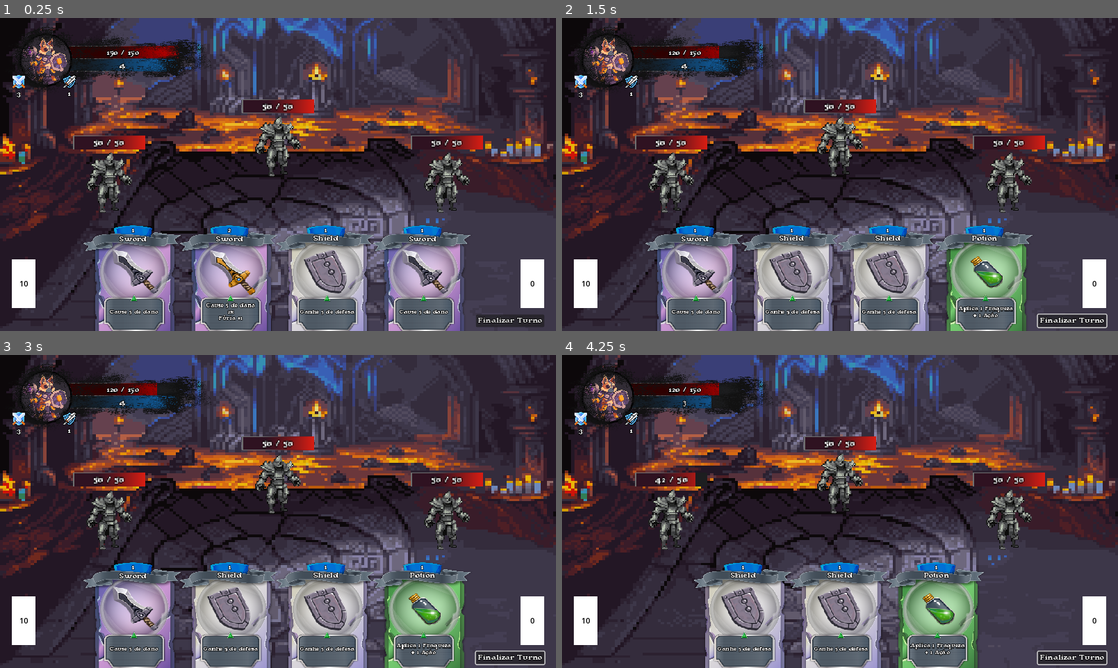
Above: before the commit, frames 1-4 (two rows, left to right).
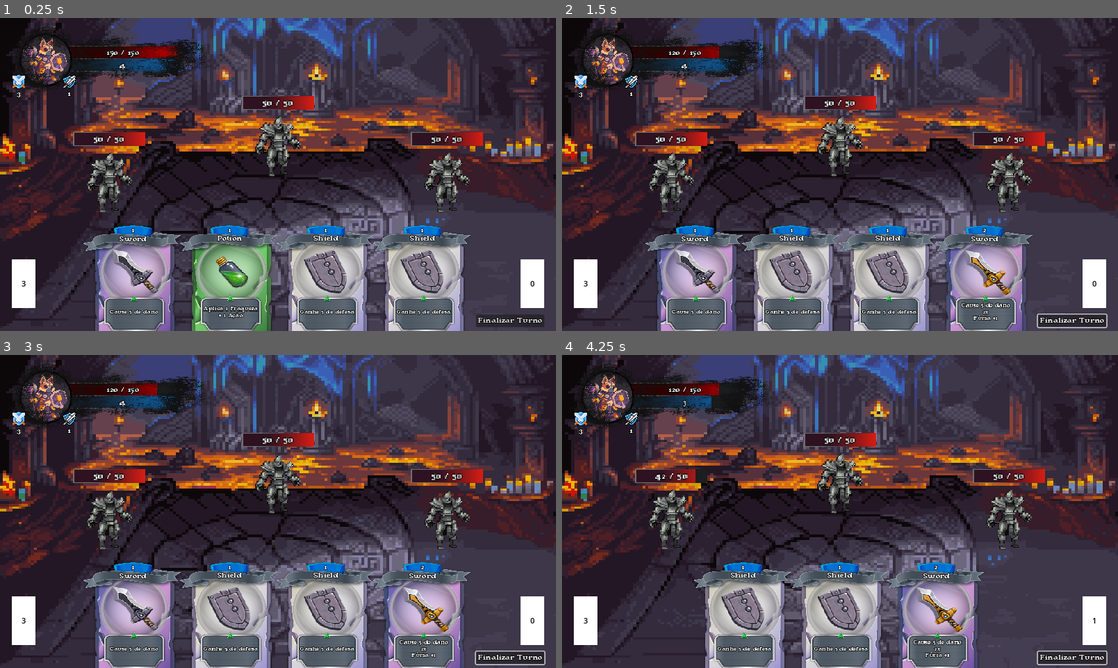
Above: after the commit, the same moments.

Repository: diemissonlima/card-adventure
Game: Godot game, scene res://scenes/enviroment/battlefield.tscn
Same seed, same stepped clock (60 frames per second), same inputs: the game is played once before the commit and once after it. Before the commit the project has no main scene; this scene is started directly in both runs.
Inputs (mouse positions are in pixels of both pictures, inside the frame that each line leads up to):
- Up to frame 1 (0.25 s): no input
- Up to frame 2 (1.5 s): click "Finalizar Turno" at 0.5 s; move the mouse to (840, 146) at 1.27 s; click (840, 146) at 1.35 s
- Up to frame 3 (3 s): move the mouse to (444, 520) at 2.02 s; click (444, 520) at 2.1 s; move the mouse to (111, 520) at 2.77 s; click (111, 520) at 2.85 s
- Up to frame 4 (4.25 s): move the mouse to (695, 621) at 3.52 s; click (695, 621) at 3.6 s

The runs differ from the first frame. In frame 1, 6.9% of the frame differs, in the area x 3-87%, y 24-100%; in frame 2, 4.3%; in frame 3, 4.3%; in frame 4, 4.2%.

Commit message:
debuff de veneno funcionando

Diff:
--- a/project.godot
+++ b/project.godot
@@ -11,6 +11,7 @@
 [application]
 
 config/name="CardAdventure"
+run/main_scene="res://scenes/enviroment/battlefield.tscn"
 config/features=PackedStringArray("4.3", "GL Compatibility")
 config/icon="res://icon.svg"
 
--- /dev/null
+++ b/scenes/cards/utilidade_2.tscn
@@ -0,0 +1,31 @@
+[gd_scene load_steps=5 format=3 uid="uid://bpiup37h8x6o4"]
+
+[ext_resource type="PackedScene" uid="uid://bjekvwsvl0b1h" path="res://scenes/cards/card_base.tscn" id="1_btd60"]
+[ext_resource type="Texture2D" uid="uid://wqqma8eb720y" path="res://assets/Card Sprites/Minion/Alternate (1).png" id="2_bl5r1"]
+[ext_resource type="Texture2D" uid="uid://s8l2nd8xm300" path="res://assets/Environment/status_icon/poison.png" id="3_hv7l8"]
+[ext_resource type="Texture2D" uid="uid://cnb511x6opq0" path="res://assets/Card Sprites/_Rarity/rarity (1).png" id="4_2civ1"]
+
+[node name="Utilidade2" instance=ExtResource("1_btd60")]
+card_cost = 1
+times_used = 1
+card_type = "technique"
+status_type = "poison"
+
+[node name="Background" parent="." index="0"]
+texture = ExtResource("2_bl5r1")
+
+[node name="Sprite" parent="Background" index="2"]
+offset_left = -71.5555
+offset_top = -93.7778
+offset_right = 60.4445
+offset_bottom = 18.2222
+texture = ExtResource("3_hv7l8")
+
+[node name="Name" parent="Background/BoxName" index="0"]
+text = "Veneno"
+
+[node name="Rarity" parent="Background/BoxDescription" index="0"]
+texture = ExtResource("4_2civ1")
+
+[node name="Description" parent="Background/BoxDescription" index="1"]
+text = "Aplica 1 Veneno"
--- a/scenes/enemies/base_enemy.tscn
+++ b/scenes/enemies/base_enemy.tscn
@@ -134,9 +134,9 @@
 anchor_left = 0.5
 anchor_right = 0.5
 offset_left = -50.0
-offset_top = -66.0
+offset_top = -71.3333
 offset_right = 50.0
-offset_bottom = -47.0
+offset_bottom = -52.3333
 grow_horizontal = 2
 value = 50.0
 nine_patch_stretch = true
--- a/scenes/enviroment/battlefield.tscn
+++ b/scenes/enviroment/battlefield.tscn
@@ -8,7 +8,7 @@
 [ext_resource type="Script" path="res://scripts/player_hand.gd" id="6_dyhce"]
 [ext_resource type="FontFile" uid="uid://cbvsmohw8mlwd" path="res://assets/font/njo_14.ttf" id="10_5042g"]
 
-[node name="Battlefield" type="Control" node_paths=PackedStringArray("player") groups=["battlefield"]]
+[node name="Battlefield" type="Control" node_paths=PackedStringArray("player", "deck_size", "discard_pile_size") groups=["battlefield"]]
 layout_mode = 3
 anchors_preset = 15
 anchor_right = 1.0
@@ -18,6 +18,8 @@
 mouse_filter = 2
 script = ExtResource("1_yqoyk")
 player = NodePath("Background/Player")
+deck_size = NodePath("Background/Player/Deck/Label")
+discard_pile_size = NodePath("Background/Player/Descarte/Label")
 
 [node name="CanvasLayer" parent="." instance=ExtResource("5_jn76p")]
 
--- a/scenes/enviroment/player.tscn
+++ b/scenes/enviroment/player.tscn
@@ -14,4 +14,4 @@
 defense = 1
 max_actions = 4
 actions = 4
-deck_list = Array[PackedScene]([ExtResource("2_wkywj"), ExtResource("2_wkywj"), ExtResource("2_wkywj"), ExtResource("3_7iaf1"), ExtResource("4_yh6xn"), ExtResource("4_yh6xn"), ExtResource("4_yh6xn"), ExtResource("5_5mgol")])
+deck_list = Array[PackedScene]([ExtResource("2_wkywj"), ExtResource("2_wkywj"), ExtResource("2_wkywj"), ExtResource("3_7iaf1"), ExtResource("4_yh6xn"), ExtResource("4_yh6xn"), ExtResource("5_5mgol")])
--- a/scripts/base_enemy.gd
+++ b/scripts/base_enemy.gd
@@ -38,7 +38,7 @@
 	var new_damage: int = damage * times_used
 
 	health -= new_damage
-	animation.play("hit")
+	play_animation("hit")
 
 	if health <= 0:
 		health = 0
@@ -70,7 +70,7 @@
 
 # método de morte
 func kill() -> void:
-	animation.play("death")
+	play_animation("death")
 
 
 func get_enemy_name() -> void:
@@ -81,6 +81,10 @@
 	enemy_name = name_list[index]
 
 
+func play_animation(anim_name: String) -> void:
+	animation.play(anim_name)
+
+
 func _on_aux_animation_animation_finished(anim_name: StringName) -> void:
 	if anim_name == "death":
 		queue_free()
--- a/scripts/base_status.gd
+++ b/scripts/base_status.gd
@@ -9,6 +9,10 @@
 
 @export_category("Objetos")
 @export var durability_label: Label
+
+
+func _ready() -> void:
+	durability_label.text = str(status_durability)
 
 
 func update_durability(type: String) -> void:
--- a/scripts/battlefield.gd
+++ b/scripts/battlefield.gd
@@ -5,10 +5,16 @@
 var target_enemy = null
 
 @export var player: Node2D
-
+@export var deck_size: Label
+@export var discard_pile_size: Label
 
 func _ready() -> void:
 	connect_enemy_signal()
+
+
+func _process(_delta: float) -> void:
+	deck_size.text = str($Background/Player/PlayerHand.player_deck.size())
+	discard_pile_size.text = str($Background/Player/PlayerHand.discard_pile.size())
 
 
 func connect_enemy_signal() -> void:
@@ -54,6 +60,7 @@
 			player.apply_status(card.status_type)
 
 	player.spend_energy(card.card_cost)
+	$Background/Player/PlayerHand.discard_pile.append(card)
 	card.queue_free()
 
 
@@ -68,11 +75,32 @@
 
 func _on_end_turn_pressed() -> void:
 	for enemy in get_tree().get_nodes_in_group("enemy"):
+		apply_status_effect(enemy)
+		decrease_status_enemy(enemy)
 		player.take_damage(enemy.damage)
 
 	for card in $Background/Player/PlayerHand.get_children():
+		$Background/Player/PlayerHand.discard_pile.append(card)
 		card.queue_free()
 
 	$Background/Player/PlayerHand.draw_card(4)
 	player.actions = 4
 	player.update_bar()
+
+
+func decrease_status_enemy(enemy) -> void:
+	var enemy_modifier = enemy.get_node("Modifiers")
+
+	if enemy_modifier.get_child_count() > 0:
+		for status in enemy_modifier.get_children():
+			status.update_durability("decrease")
+
+
+func apply_status_effect(enemy) -> void:
+	var enemy_modifier = enemy.get_node("Modifiers")
+
+	if enemy_modifier.get_child_count() > 0:
+		for status in enemy_modifier.get_children():
+			match status.status_name:
+				"poison":
+					enemy.take_damage(15, 1)
--- a/scripts/player_hand.gd
+++ b/scripts/player_hand.gd
@@ -5,11 +5,14 @@
 
 var player_deck: Array = []
 var aux_deck: Array = []
+var discard_pile: Array = []
 
 
 func get_player_deck(deck: Array) -> void:
 	player_deck = deck.duplicate()
 	aux_deck = player_deck.duplicate()
+
+	player_deck.shuffle()
 
 	for j in range(hand_size):
 		var index: int = randi() % player_deck.size()
@@ -24,11 +27,12 @@
 
 
 func draw_card(quantity: int) -> void:
+	if quantity > player_deck.size():
+		player_deck = aux_deck.duplicate()
+		discard_pile.clear()
+		player_deck.shuffle()
+
 	for j in range(quantity):
 		var card = player_deck[0]
 		add_card_to_hand(card)
 		player_deck.pop_front()
-
-	if player_deck.is_empty():
-		player_deck = aux_deck.duplicate()
-		player_deck.shuffle()
